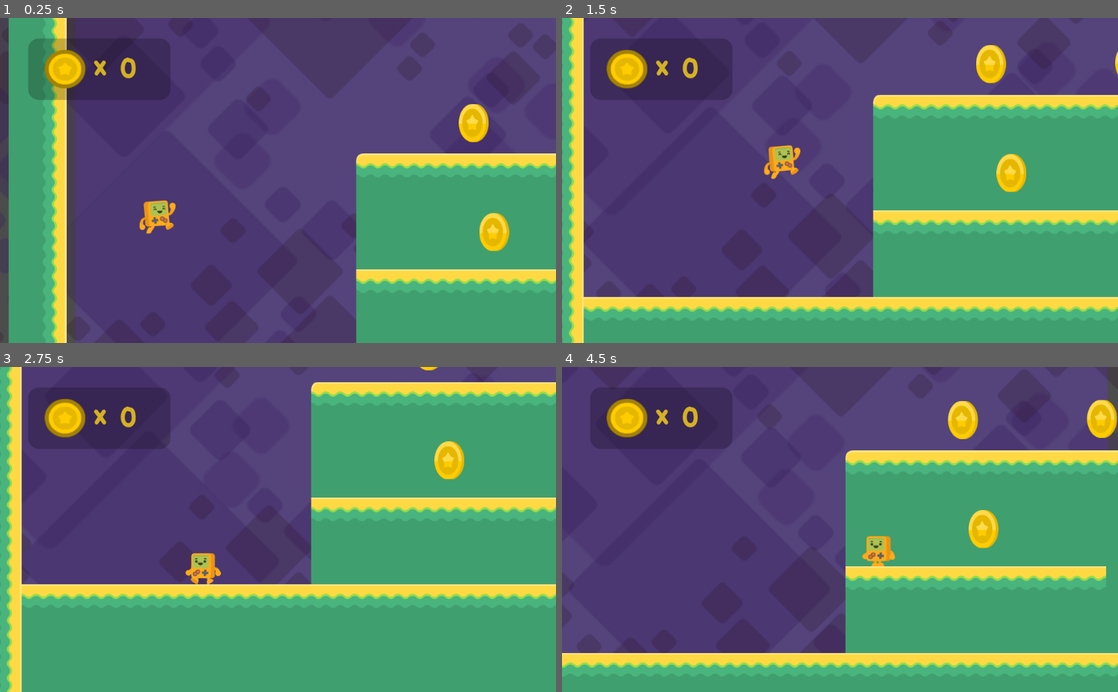
Above: before the commit, frames 1-4 (two rows, left to right).
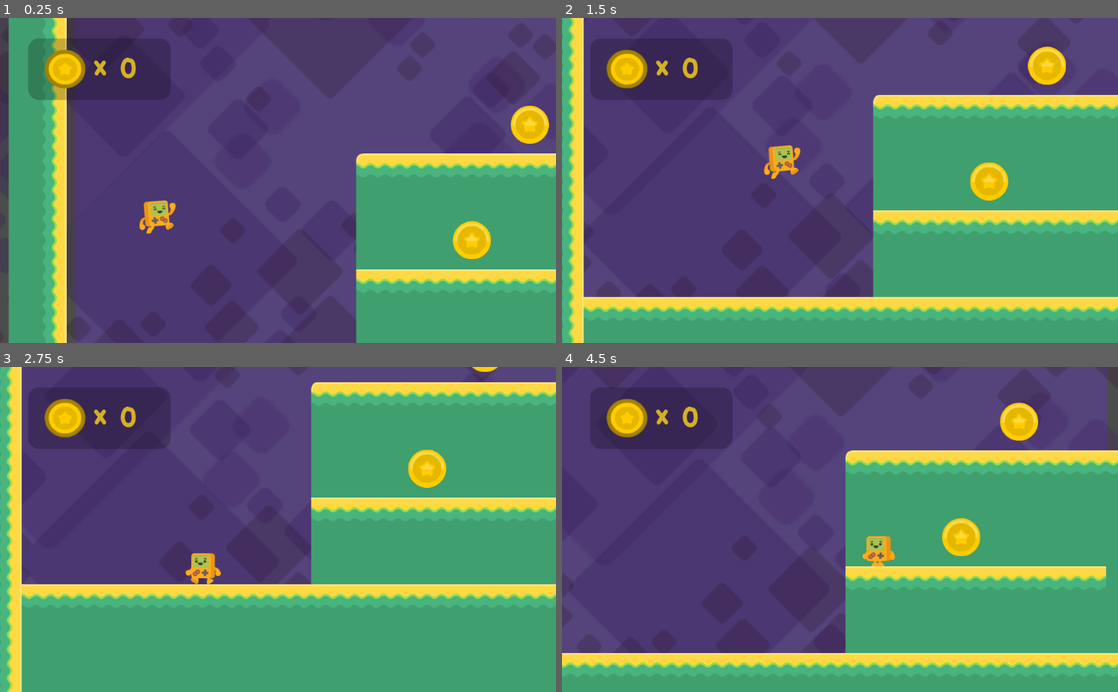
Above: after the commit, the same moments.

Repository: nkpresh/platforme-Game
Game: Godot game, scene res://Level1.tscn
Two runs of this game, one before a commit and one after it. Both use one fixed random seed, a clock stepped at 60 frames per second and the inputs below.
Inputs:
- Up to frame 1 (0.25 s): no input
- Up to frame 2 (1.5 s): hold Right (right) from 0.53 s (still down); tap Up (jump) at 0.77 s
- Up to frame 3 (2.75 s): tap Up (jump) at 1.52 s; release Right (right) at 2.03 s; hold Left (left) from 2.03 s (still down)
- Up to frame 4 (4.5 s): release Left (left) at 2.78 s; hold Right (right) 2.78-4.28 s; tap Up (jump) at 3.02, 3.77 s; hold Left (left) from 4.28 s (still down)

The runs differ from the first frame. In frame 1, 2.2% of the frame differs, in the area x 81-99%, y 26-75%; in frame 2, 2.2%; in frame 3, 1.1%; in frame 4, 2.7%, in the area x 68-100%, y 10-59%.

Commit message:
done with counter

Diff:
--- a/Coin.gd
+++ b/Coin.gd
@@ -5,6 +5,10 @@
 func _on_Coin_body_entered(body):
 	$AnimationPlayer.play("bounce")
 	emit_signal("coin_collected")
+	set_collision_mask_bit(0,false)
+
+
+
 
 func _on_AnimationPlayer_animation_finished(anim_name):
 	queue_free()
--- a/Coin.tscn
+++ b/Coin.tscn
@@ -43,6 +43,7 @@
 [node name="AnimatedSprite" type="AnimatedSprite" parent="."]
 frames = SubResource( 2 )
 animation = "spin"
+frame = 2
 playing = true
 
 [node name="AnimationPlayer" type="AnimationPlayer" parent="."]
--- a/HUD.gd
+++ b/HUD.gd
@@ -4,3 +4,11 @@
 
 func _ready():
 	$Coins.text=String(coins)
+
+func _physics_process(delta):
+	if coins==3:
+		get_tree().change_scene("res://Level1.tscn")
+
+func _on_Coin_coin_collected():
+	coins+=1
+	_ready()
--- a/Level1.tscn
+++ b/Level1.tscn
@@ -140,15 +140,6 @@
 position = Vector2( -6.35681, 0 )
 shape = SubResource( 3 )
 
-[node name="Coin" parent="." instance=ExtResource( 6 )]
-position = Vector2( -206.627, 173.869 )
-
-[node name="Coin2" parent="." instance=ExtResource( 6 )]
-position = Vector2( -251.984, -68.0358 )
-
-[node name="Coin3" parent="." instance=ExtResource( 6 )]
-position = Vector2( 55.4367, -70.5556 )
-
 [node name="HUD" type="CanvasLayer" parent="."]
 script = ExtResource( 9 )
 
@@ -197,4 +188,18 @@
 __meta__ = {
 "_edit_use_anchors_": false
 }
+
+[node name="Node2D" type="Node2D" parent="."]
+position = Vector2( -256, 192 )
+
+[node name="Coin" parent="Node2D" instance=ExtResource( 6 )]
+
+[node name="Coin2" parent="Node2D" instance=ExtResource( 6 )]
+position = Vector2( 128, -256 )
+
+[node name="Coin3" parent="Node2D" instance=ExtResource( 6 )]
+position = Vector2( 1024, 0 )
 [connection signal="body_entered" from="fallzone" to="steve" method="_on_fallzone_body_entered"]
+[connection signal="coin_collected" from="Node2D/Coin" to="HUD" method="_on_Coin_coin_collected"]
+[connection signal="coin_collected" from="Node2D/Coin2" to="HUD" method="_on_Coin_coin_collected"]
+[connection signal="coin_collected" from="Node2D/Coin3" to="HUD" method="_on_Coin_coin_collected"]
--- a/steve.gd
+++ b/steve.gd
@@ -29,14 +29,7 @@
 
 	velocity.x=lerp(velocity.x,0,0.2)
 
-	if Coins==3:
-		get_tree().change_scene("res://Level1.tscn")
-
 
 
 func _on_fallzone_body_entered(body):
 	get_tree().change_scene("res://Level1.tscn")
-
-func add_Coin():
-	Coins+=1
-	print("I now have this many coins: ",Coins)
